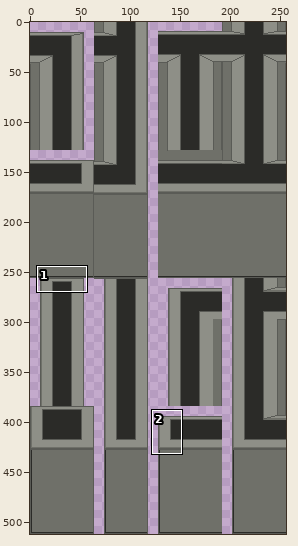
Two versions of one pixel-art file, RTS2/Assets/Textures/WallsConcrete64.aseprite. The first picture is a wide view before the edit; the outline marks the close-up.
Close-up. As it was:
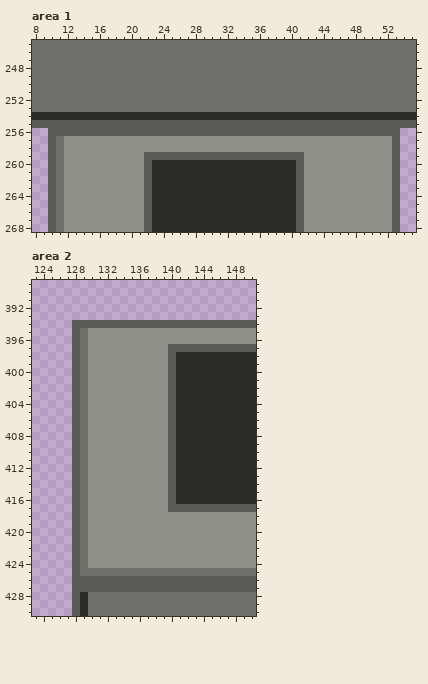
256x512 pixels, 1 frame. Shown: area 1: x 8..55, y 245..268; area 2: x 123..150, y 389..430.
After:
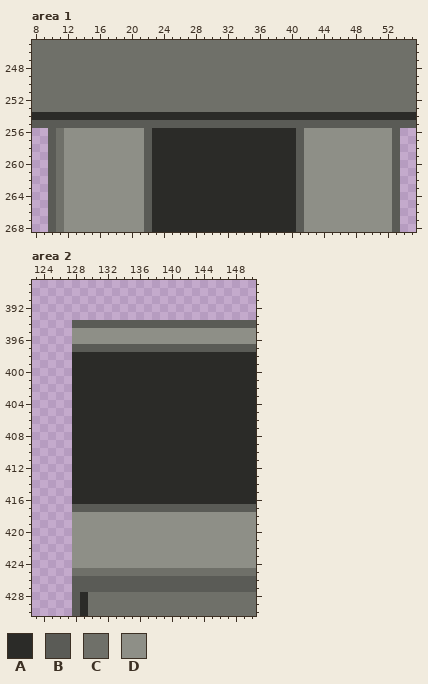
Palette (. is transparent): A #2b2b28  B #5a5b56  C #6f7069  D #8e8f87
The exact change:
Changed rows in their new state; - is an unchanged pixel.
Area 1, layer "Layer 2":
first column x 11:
256 CDDDDDDDDDD-AAAAAAAAAAAAAAAAAA-DDDDDDDDDDD
257 -----------BAAAAAAAAAAAAAAAAAAB-----------
258 -----------BAAAAAAAAAAAAAAAAAAB-----------
259 ------------AAAAAAAAAAAAAAAAAA------------
Area 2, layer "Layer 2":
first column x 128:
395 DD-----------
396 DD-----------
397 -BBBBBBBBBBB-
398 AAAAAAAAAAAAA
399 AAAAAAAAAAAAA
400 AAAAAAAAAAAAA
401 AAAAAAAAAAAAA
402 AAAAAAAAAAAAA
403 AAAAAAAAAAAAA
404 AAAAAAAAAAAAA
405 AAAAAAAAAAAAA
406 AAAAAAAAAAAAA
407 AAAAAAAAAAAAA
408 AAAAAAAAAAAAA
409 AAAAAAAAAAAAA
410 AAAAAAAAAAAAA
411 AAAAAAAAAAAAA
412 AAAAAAAAAAAAA
413 AAAAAAAAAAAAA
414 AAAAAAAAAAAAA
415 AAAAAAAAAAAAA
416 AAAAAAAAAAAAA
417 -BBBBBBBBBBB-
418 DD-----------
419 DD-----------
420 DD-----------
421 DD-----------
422 DD-----------
423 DD-----------
424 DD-----------
425 C------------
